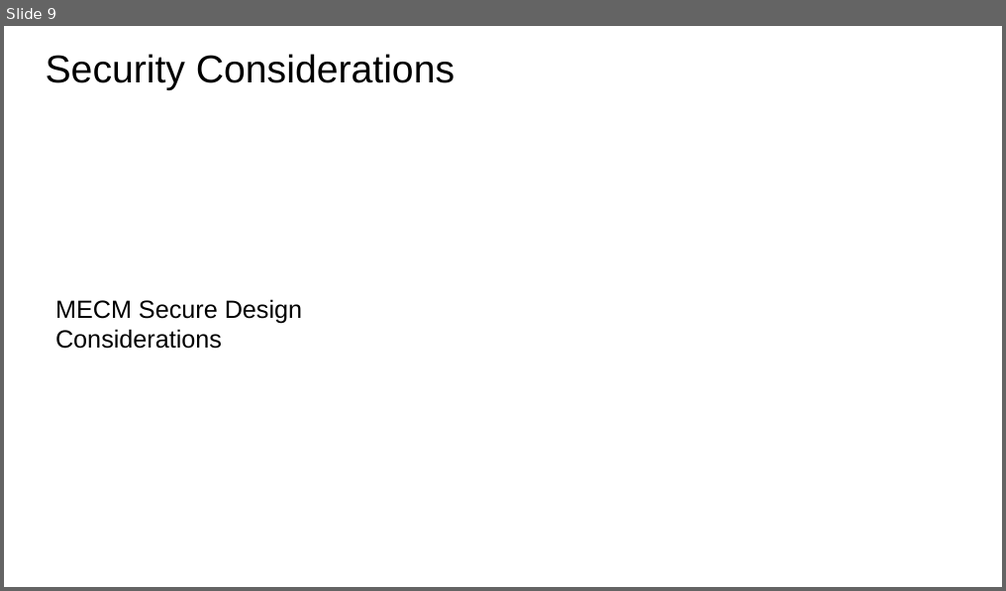
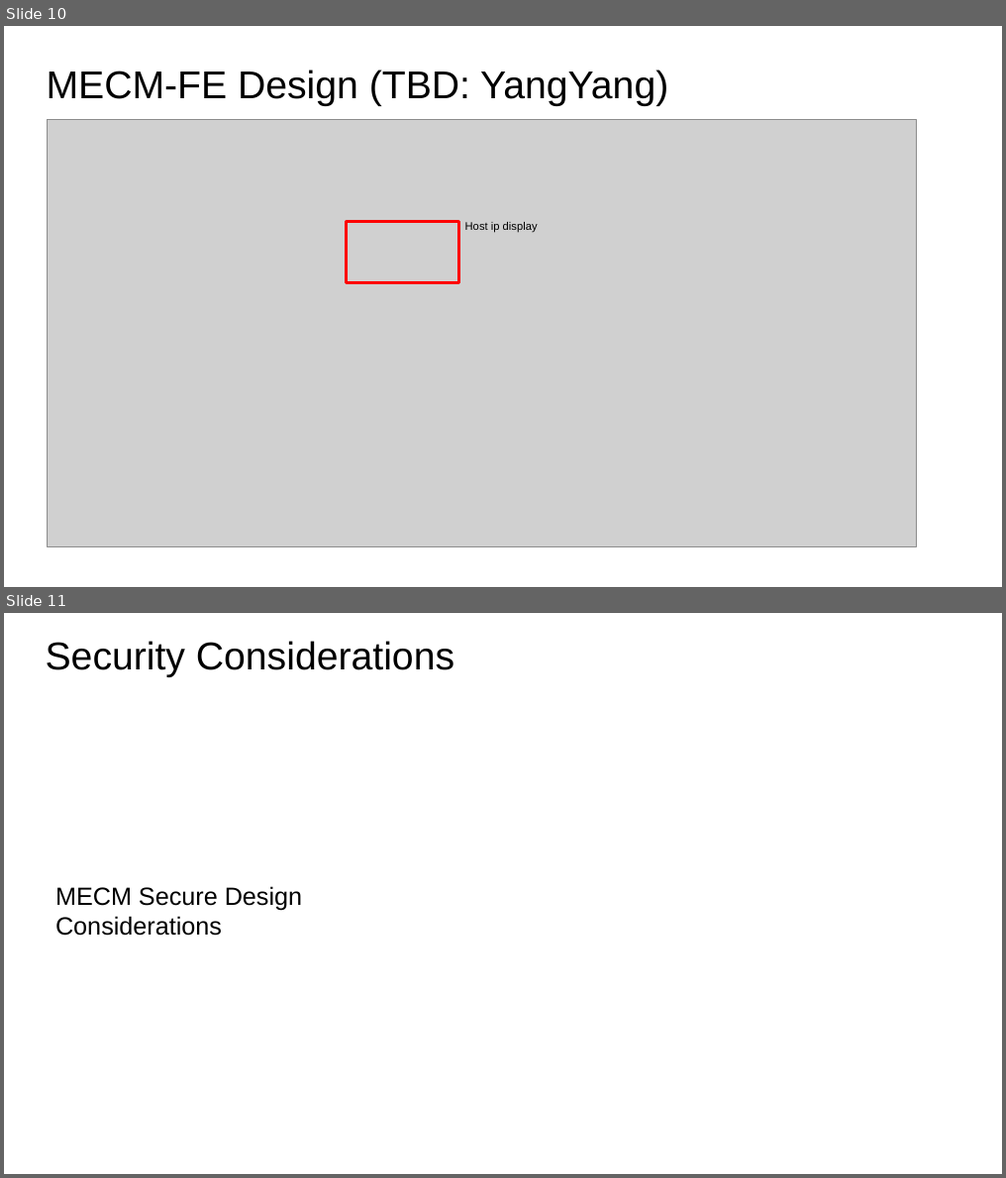
Before and after one commit to EdgeGallery/community, a slide deck: MECM PT/Release V1.0/Application deployment on multiple-edges.pptx. Shown one above the other, each under a label of ours: slide 9 before the commit, slides 10 and 11 after it. The pictures are 1006x591 and 1006x1178 pixels, drawn with LibreOffice and Linux fonts; fonts in the diff are those of the drawing; grey boxes stand for pictures. Boxes give left, top, right and bottom in pixels: in the first picture for what was removed or moved away, otherwise in the second. Text is boxed around its words. In the diff, an @@ line names an element or a change of style, - is before the commit and + after.

```diff
--- a/MECM PT/Release V1.0/Application deployment on multiple-edges.pptx
+++ b/MECM PT/Release V1.0/Application deployment on multiple-edges.pptx
@@ slide 10 added at [4, 26, 1002, 587], background #FFFFFF @@
@@ title added at [47, 70, 668, 106], 28 pt, text #000000 @@
+MECM-FE Design (TBD: YangYang)
@@ picture added at [47, 120, 916, 547] @@
@@ rectangle added at [347, 222, 459, 283], outline #FF0000 2 pt @@
@@ text added at [465, 222, 538, 232], 8 pt, text #000000 @@
+Host ip display
@@ what was slide 9 is now slide 11 @@
```
Also in this commit, not shown: 3 slides changed, 15 other slides added, 1 other file.
